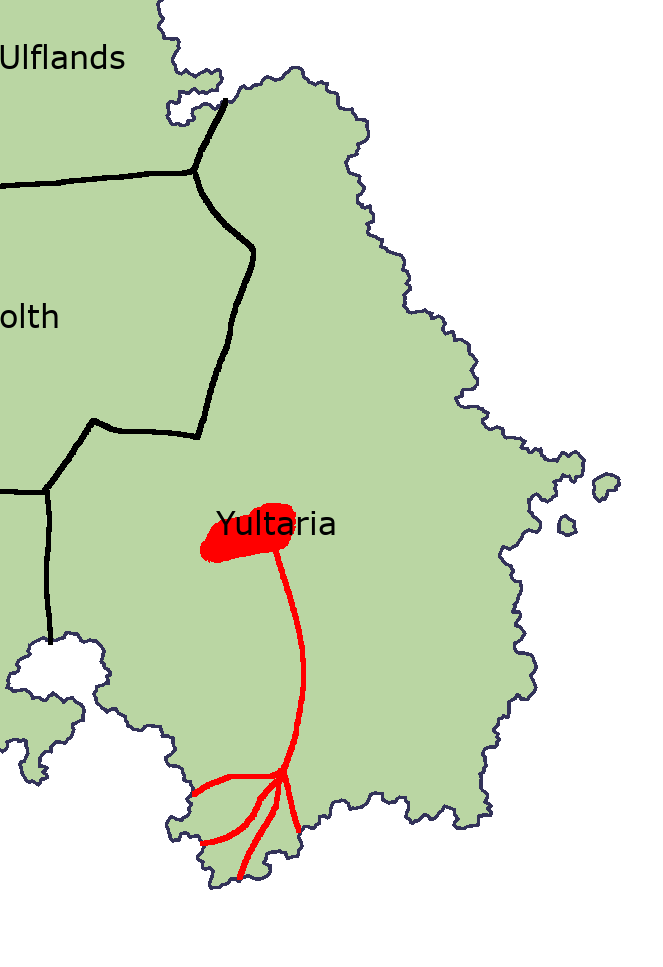
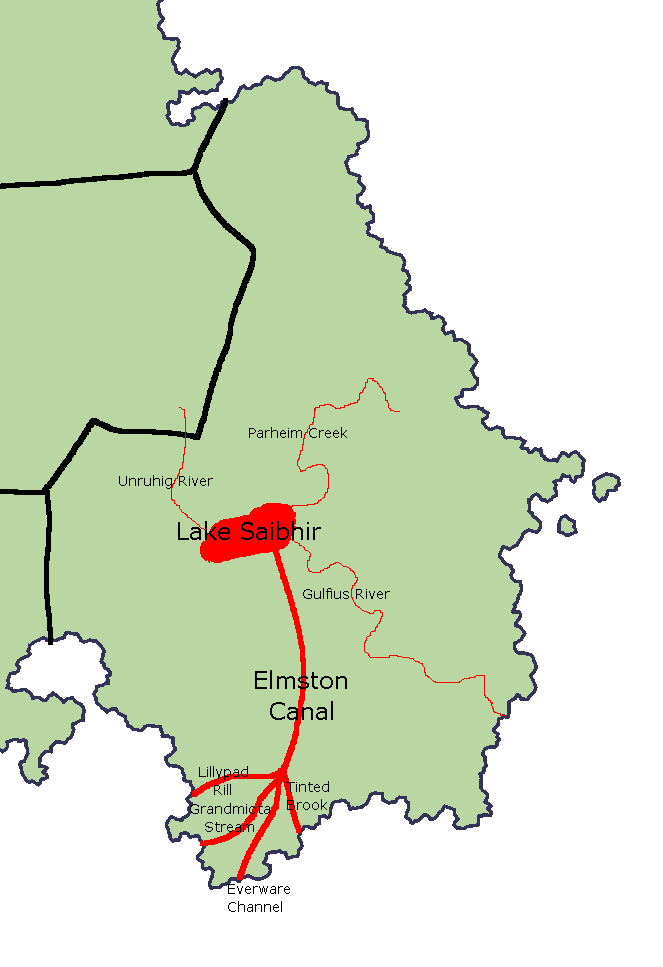
Comparing the layer stacks of the two 663x967 images. Changes:
added group "Water Labels" with 9 layers above "Country Labels" over <box>119,427,390,912</box>
added layer "Parheim Creek" in group "Water Labels" over <box>249,427,347,438</box>
added layer "Unruhig River" in group "Water Labels" over <box>119,475,213,489</box>
added layer "Gulfius River" in group "Water Labels" over <box>303,588,390,599</box>
added layer "Tinted ..." in group "Water Labels" over <box>286,781,329,810</box>
added layer "Lillypad ..." in group "Water Labels" over <box>199,766,248,795</box>
added layer "Grandmiota ..." in group "Water Labels" over <box>190,803,270,832</box>
added layer "Everware ..." in group "Water Labels" over <box>228,884,290,912</box>
added layer "Lake Saibhir" in group "Water Labels" over <box>178,521,321,540</box>
added layer "Elmston ..." in group "Water Labels" over <box>255,670,347,720</box>
renamed "Labels" to "Country Labels", hid it over <box>0,44,335,535</box>
renamed "Rivers" to "Water", painted on it over <box>171,378,505,832</box>
